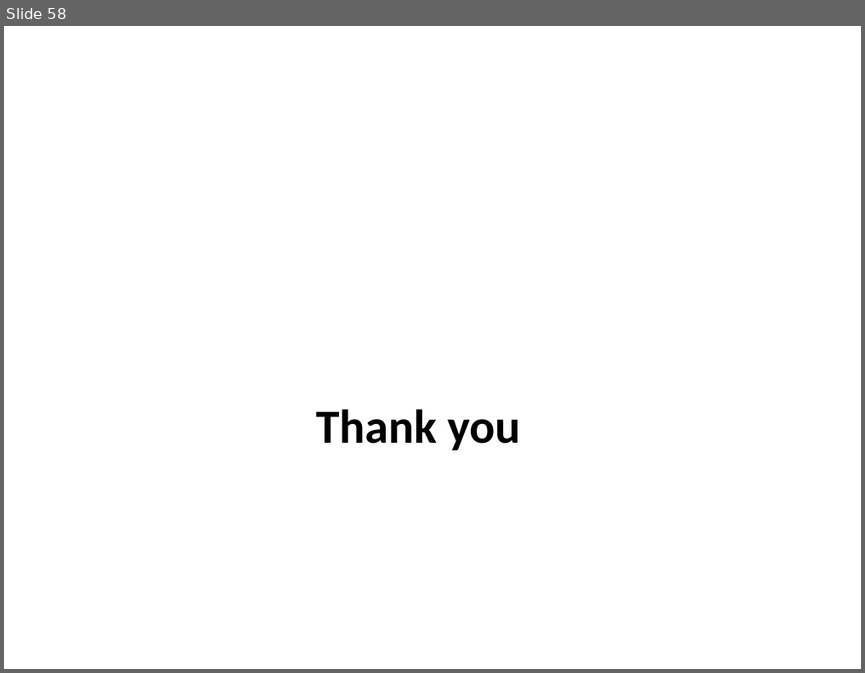
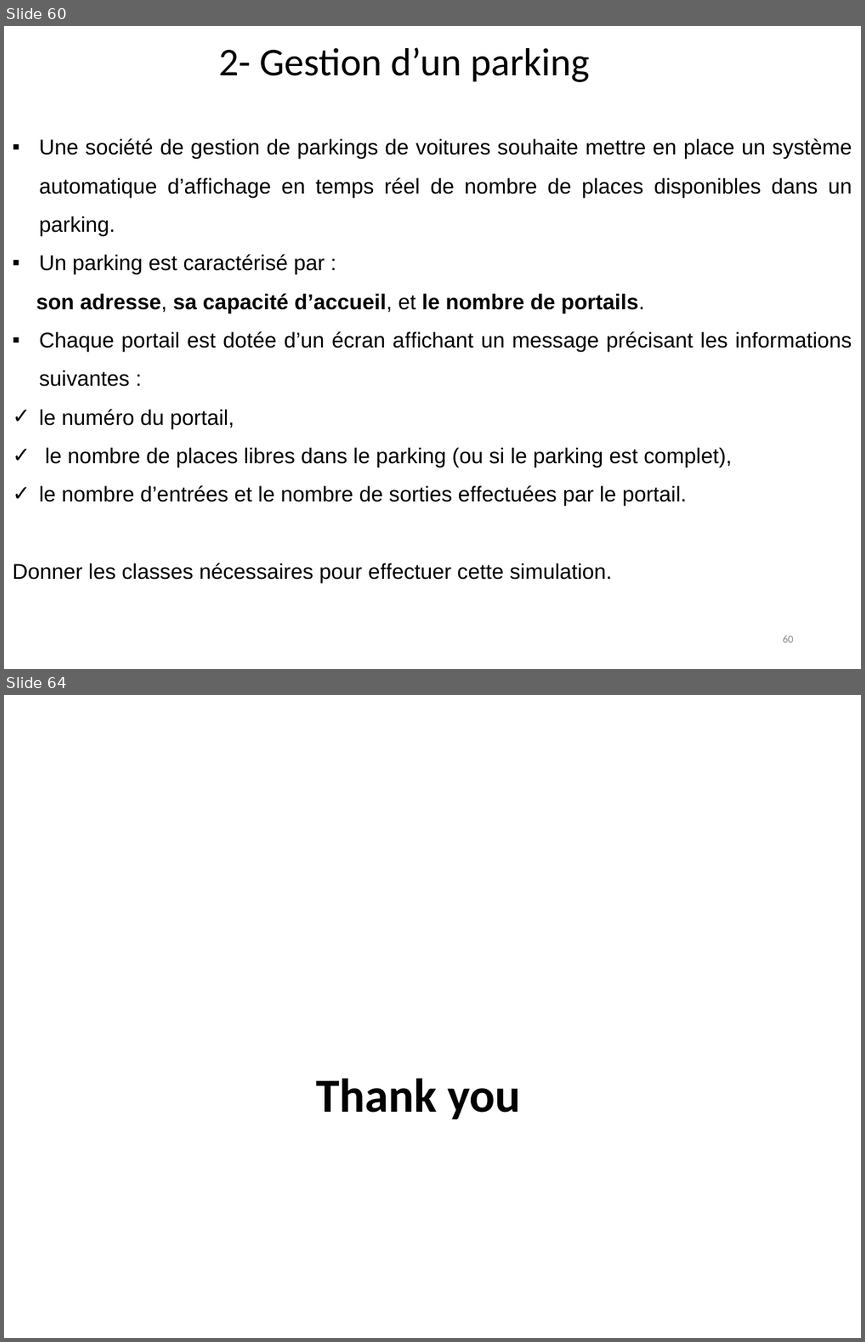
Before and after one commit to hosniah/python-labs, a slide deck: OOP Python.pptx. Shown one above the other, each under a label of ours: slide 58 before the commit, slides 60 and 64 after it; the slides between them are not shown. The pictures are 865x673 and 865x1342 pixels, drawn with LibreOffice and Linux fonts; fonts in the diff are those of the drawing; background and template pictures are left out. Boxes give left, top, right and bottom in pixels: in the first picture for what was removed or moved away, otherwise in the second. Text is boxed around its words. In the diff, an @@ line names an element or a change of style, - is before the commit and + after.

```diff
--- a/OOP Python.pptx
+++ b/OOP Python.pptx
@@ slide 60 added at <box>4,26,861,669</box>, background #FFFFFF @@
@@ title added at <box>219,47,590,82</box>, 33 pt, text #000000 @@
+2- Gestion d’un parking
@@ text added at <box>12,138,852,584</box>, 18 pt, text #000000 @@
+▪ Une société de gestion de parkings de voitures souhaite mettre en place un système automatique d’aﬃchage en temps réel de nombre de places disponibles dans un parking.
+▪ Un parking est caractérisé par :
+son adresse, sa capacité d’accueil, et le nombre de portails.
+▪ Chaque portail est dotée d’un écran aﬃchant un message précisant les informations suivantes :
+✓ le numéro du portail,
+✓ le nombre de places libres dans le parking (ou si le parking est complet),
+✓ le nombre d’entrées et le nombre de sorties eﬀectuées par le portail.
+Donner les classes nécessaires pour eﬀectuer cette simulation.
@@ page number added at <box>783,635,794,642</box>, 9 pt, text #898989 @@
+60
@@ what was slide 58 is now slide 64 @@
```
Also in this commit, not shown: 1 slide changed, 5 other slides added.
